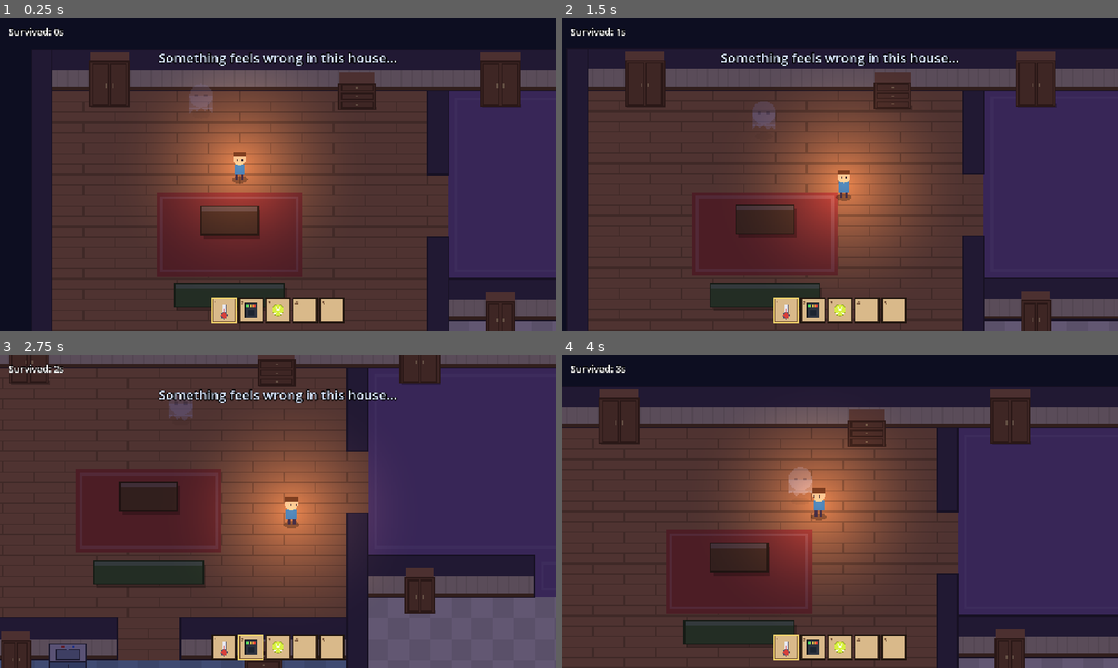
Above: before the commit, frames 1-4 (two rows, left to right).
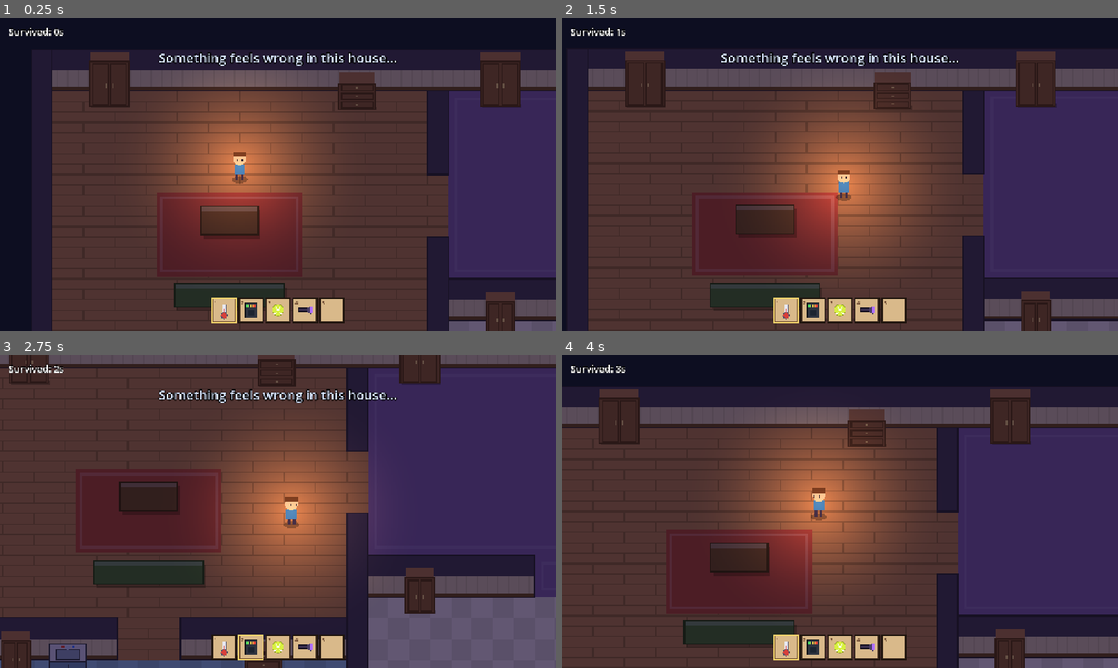
Above: after the commit, the same moments.

Repository: CaraHamilton/ghosthunt
Game: Godot game, scene res://scenes/main.tscn
The game is run twice, just before and just after one commit, with the same random seed, the same clock (stepped at 60 frames per second) and the same inputs.
Inputs (mouse positions are in pixels of both pictures, inside the frame that each line leads up to):
- Up to frame 1 (0.25 s): no input
- Up to frame 2 (1.5 s): move the mouse to (962, 158) at 0.52 s; hold D (move_right) 0.53-1.28 s; hold E (interact) 0.53-1.28 s; move the mouse to (728, 190) at 1.27 s; hold S (move_down) from 1.28 s (still down); tap E (interact) at 1.35 s
- Up to frame 3 (2.75 s): move the mouse to (333, 442) at 2.02 s; release S (move_down) at 2.03 s; hold D (move_right) from 2.03 s (still down); hold Mouse wheel down (next_tool) from 2.03 s (still down); tap E (interact) at 2.3 s
- Up to frame 4 (4 s): move the mouse to (812, 574) at 2.77 s; release D (move_right) at 2.78 s; release Mouse wheel down (next_tool) at 2.78 s; hold W (move_up) 2.78-3.53 s; tap Mouse wheel up (prev_tool) at 2.85 s; tap E (interact) at 3.05, 3.8 s; move the mouse to (1006, 558) at 3.52 s; hold A (move_left) from 3.53 s (still down); hold Shift (run) from 3.53 s (still down)

The runs differ from the first frame. In frame 1, 0.3% of the frame differs, in the area x 34-57%, y 22-95%; in frame 2, 0.4%; in frame 3, 0.3%; in frame 4, 0.4%, in the area x 40-57%, y 35-95%.

Commit message:
adds uv light

Diff:
--- a/scenes/main.tscn
+++ b/scenes/main.tscn
@@ -10,7 +10,6 @@
 
 [node name="Main" type="Node2D" unique_id=18073823]
 script = ExtResource("1_game")
-debug_show_ghost = true
 
 [node name="House" type="Node2D" parent="." unique_id=1919625698]
 script = ExtResource("2_house")
@@ -52,17 +51,9 @@
 
 [node name="KitchenSink" parent="World" unique_id=1993787443 instance=ExtResource("7_sink")]
 position = Vector2(540, 222)
-footprint = Vector2(28, 14)
-solid = null
-player_can_use = true
-prompt_height = 40.0
 
 [node name="BathroomSink" parent="World" unique_id=889503313 instance=ExtResource("7_sink")]
 position = Vector2(90, 270)
-footprint = Vector2(28, 14)
-solid = null
-player_can_use = true
-prompt_height = 40.0
 
 [node name="Darkness" type="CanvasModulate" parent="." unique_id=388993979]
 color = Color(0.45, 0.42, 0.62, 1)
--- a/scenes/sink.tscn
+++ b/scenes/sink.tscn
@@ -4,3 +4,6 @@
 
 [node name="Sink" type="StaticBody2D"]
 script = ExtResource("1_sink")
+footprint = Vector2(28, 14)
+player_can_use = true
+prompt_height = 40.0
--- a/scenes/tennis_ball.tscn
+++ b/scenes/tennis_ball.tscn
@@ -4,3 +4,10 @@
 
 [node name="TennisBall" type="StaticBody2D"]
 script = ExtResource("1_ball")
+footprint = Vector2(6, 4)
+solid = false
+ghost_reach = 24.0
+cooldown = 8.0
+player_can_use = true
+player_reach = 10.0
+prompt_height = 34.0
--- a/scripts/game.gd
+++ b/scripts/game.gd
@@ -49,6 +49,7 @@
 	player.give_tool(Thermometer.new(house, temperatures))
 	player.give_tool(EMFReader.new(house, ghost))
 	player.give_tool(TennisBallTool.new(house, world))
+	player.give_tool(UVLight.new())
 	toolbar.player = player
 	_show_message("Something feels wrong in this house...", 3.0)
 
--- a/scripts/ghost_types/banshee.gd
+++ b/scripts/ghost_types/banshee.gd
@@ -1,3 +1,8 @@
 class_name BansheeBehavior
 extends GhostBehavior
 ## Banshee. Override GhostBehavior hooks here to give it its own behaviour.
+
+
+## Banshees leave UV residue on everything they touch.
+func leaves_uv_residue() -> bool:
+	return true
--- a/scripts/ghost_types/ghost_behavior.gd
+++ b/scripts/ghost_types/ghost_behavior.gd
@@ -103,6 +103,12 @@
 	return false
 
 
+## Whether this ghost type leaves UV residue (a green glow only visible under
+## the UV light) on the things it interacts with.
+func leaves_uv_residue() -> bool:
+	return false
+
+
 ## Called right after the ghost interacts with something (e.g. a sink).
 func on_interacted(_item: GhostInteractable) -> void:
 	pass
--- a/scripts/ghost_types/poltergeist.gd
+++ b/scripts/ghost_types/poltergeist.gd
@@ -6,3 +6,8 @@
 ## Poltergeists roll the tennis ball around when it's near them.
 func plays_with_ball() -> bool:
 	return true
+
+
+## Poltergeists leave UV residue on everything they touch.
+func leaves_uv_residue() -> bool:
+	return true
--- a/scripts/interactables/ghost_interactable.gd
+++ b/scripts/interactables/ghost_interactable.gd
@@ -33,8 +33,21 @@
 ## How far above the origin the "[E] ..." prompt floats.
 @export var prompt_height := 36.0
 
+## Where the UV residue glow is centred, relative to the origin (e.g. on top
+## of a sink's counter). Set by each interactable.
+var residue_offset := Vector2(0, -8)
+## True once a residue-leaving ghost has touched this. Only visible under UV.
+var has_residue := false
+## Set by the UV light each frame while its beam is on this object.
+var uv_lit := false:
+	set(value):
+		uv_lit = value
+		if _residue_glow:
+			_residue_glow.visible = has_residue and uv_lit
+
 var _last_interaction_time := -INF
 var _prompt: Label
+var _residue_glow: ResidueGlow
 
 
 func _ready() -> void:
@@ -54,6 +67,10 @@
 		add_child(shape)
 	if player_can_use:
 		_build_player_zone()
+	_residue_glow = ResidueGlow.new()
+	_residue_glow.position = residue_offset
+	_residue_glow.visible = false
+	add_child(_residue_glow)
 
 
 ## The solid area on the floor, in global coordinates.
@@ -78,6 +95,8 @@
 ## Called by the ghost. Don't override this - override _on_ghost_interact.
 func ghost_interact(ghost: Ghost) -> void:
 	_last_interaction_time = _game_time()
+	if ghost.behavior.leaves_uv_residue():
+		has_residue = true
 	_on_ghost_interact(ghost)
 
 
--- /dev/null
+++ b/scripts/interactables/residue_glow.gd
@@ -0,0 +1,33 @@
+class_name ResidueGlow
+extends Node2D
+## The faint green glow of ghost residue, shown on an interactable only while
+## the player's UV light is shining on it. Drawn unshaded so it glows even in
+## the dark house. Placeholder art: soft blob plus a few smudged prints.
+
+var _t := 0.0
+
+
+func _ready() -> void:
+	z_index = 6  # over the UV beam and furniture
+	var mat := CanvasItemMaterial.new()
+	mat.light_mode = CanvasItemMaterial.LIGHT_MODE_UNSHADED
+	mat.blend_mode = CanvasItemMaterial.BLEND_MODE_ADD
+	material = mat
+
+
+func _process(delta: float) -> void:
+	if visible:
+		_t += delta
+		queue_redraw()
+
+
+func _draw() -> void:
+	var pulse := 0.85 + 0.15 * sin(_t * 4.0)
+	var green := Color(0.35, 1.0, 0.45)
+	# Soft glow
+	for i in 4:
+		var r := 7.0 - i * 1.5
+		draw_circle(Vector2.ZERO, r, Color(green, 0.12 * pulse))
+	# Smudged finger marks
+	for p in [Vector2(-3, -1), Vector2(-1, -2.5), Vector2(1.5, -2.5), Vector2(3.5, -1), Vector2(0, 1.5)]:
+		draw_circle(p, 0.9, Color(green, 0.75 * pulse))
--- a/scripts/interactables/sink.gd
+++ b/scripts/interactables/sink.gd
@@ -16,10 +16,12 @@
 var _t := 0.0
 
 
+## Note: the sink's exported settings (footprint, player_can_use,
+## prompt_height...) are set in scenes/sink.tscn, not here. Setting exported
+## values in code makes the editor copy them into every scene that uses a
+## sink, where they can get out of date.
 func _init() -> void:
-	footprint = Vector2(28, 14)
-	player_can_use = true
-	prompt_height = footprint.y + HEIGHT + 14.0
+	residue_offset = Vector2(0, -HEIGHT - 7.0)  # on the counter
 
 
 func _process(delta: float) -> void:
--- a/scripts/interactables/tennis_ball.gd
+++ b/scripts/interactables/tennis_ball.gd
@@ -24,15 +24,11 @@
 var _spin := 0.0
 
 
+## Note: the ball's exported settings (footprint, solid, ghost_reach,
+## cooldown, prompt_height...) are set in scenes/tennis_ball.tscn, not here,
+## so the editor never copies stale values into other scenes.
 func _init() -> void:
-	footprint = Vector2(6, 4)
-	solid = false
-	ghost_reach = 24.0
-	ghost_interaction_chance = 0.35
-	cooldown = 8.0
-	player_can_use = true
-	player_reach = 10.0
-	prompt_height = 34.0  # above the player's head, since they stand right by it
+	residue_offset = Vector2(0, -RADIUS)
 
 
 func ghost_can_use(ghost: Ghost) -> bool:
--- /dev/null
+++ b/scripts/tools/uv_beam.gd
@@ -0,0 +1,44 @@
+class_name UVBeam
+extends Node2D
+## The purple cone of the UV light, drawn in front of the player. Unshaded
+## so it shows up in the dark. Rotated by the UV tool to match facing.
+
+var beam_range := 50.0
+var beam_half_angle := 28.0
+
+var _t := 0.0
+
+
+func _ready() -> void:
+	position = Vector2(0, -6)  # roughly hand height
+	z_index = 5
+	var mat := CanvasItemMaterial.new()
+	mat.light_mode = CanvasItemMaterial.LIGHT_MODE_UNSHADED
+	mat.blend_mode = CanvasItemMaterial.BLEND_MODE_ADD
+	material = mat
+
+
+func _process(delta: float) -> void:
+	if visible:
+		_t += delta
+		queue_redraw()
+
+
+func _draw() -> void:
+	var flicker := 0.92 + 0.08 * sin(_t * 23.0)
+	var core := Color(0.55, 0.25, 1.0, 0.32 * flicker)
+	var edge := Color(0.55, 0.25, 1.0, 0.0)
+	var half := deg_to_rad(beam_half_angle)
+	var steps := 10
+	var points := PackedVector2Array([Vector2.ZERO])
+	var colors := PackedColorArray([core])
+	for i in steps + 1:
+		var a := -half + 2.0 * half * i / steps
+		points.append(Vector2.from_angle(a) * beam_range)
+		colors.append(edge)
+	draw_polygon(points, colors)
+	# Brighter inner cone
+	var inner := PackedVector2Array([Vector2.ZERO,
+		Vector2.from_angle(-half * 0.45) * beam_range * 0.8,
+		Vector2.from_angle(half * 0.45) * beam_range * 0.8])
+	draw_polygon(inner, PackedColorArray([Color(0.7, 0.45, 1.0, 0.25 * flicker), edge, edge]))
--- /dev/null
+++ b/scripts/tools/uv_light.gd
@@ -0,0 +1,84 @@
+class_name UVLight
+extends Tool
+## A UV flashlight. While held (F / left mouse) it shines a purple beam about
+## 3 tiles in front of the player, replacing their normal lantern glow. Any
+## ghost residue (left by some ghost types on things they touch) inside the
+## beam glows green.
+
+## How far the beam reaches (px, ~3 tiles).
+var beam_range := 50.0
+## Half the beam's spread, in degrees.
+var beam_half_angle := 28.0
+
+var _beam: UVBeam
+var _lit: Array[GhostInteractable] = []
+
+
+func _init() -> void:
+	display_name = "UV Light"
+
+
+func start_use() -> void:
+	if _beam == null:
+		_beam = UVBeam.new()
+		_beam.beam_range = beam_range
+		_beam.beam_half_angle = beam_half_angle
+		player.add_child(_beam)
+	_beam.visible = true
+	_set_lantern(false)
+
+
+func stop_use() -> void:
+	if _beam:
+		_beam.visible = false
+	_set_lantern(true)
+	for item in _lit:
+		if is_instance_valid(item):
+			item.uv_lit = false
+	_lit.clear()
+
+
+func process_use(_delta: float) -> void:
+	_beam.rotation = player.facing.angle()
+	var now_lit: Array[GhostInteractable] = []
+	for item: GhostInteractable in player.get_tree().get_nodes_in_group("ghost_interactables"):
+		if _in_beam(item):
+			now_lit.append(item)
+	for item in _lit:
+		if is_instance_valid(item) and item not in now_lit:
+			item.uv_lit = false
+	for item in now_lit:
+		item.uv_lit = true
+	_lit = now_lit
+
+
+func _in_beam(item: GhostInteractable) -> bool:
+	var origin := player.global_position
+	var target := item.get_footprint().get_center()
+	var to_item := target - origin
+	if to_item.length() > beam_range:
+		return false
+	if to_item.length() > 4.0 and absf(rad_to_deg(player.facing.angle_to(to_item))) > beam_half_angle:
+		return false
+	# Walls (and other furniture) block the beam.
+	var query := PhysicsRayQueryParameters2D.create(origin, target, 1)
+	query.exclude = [item.get_rid()]
+	return player.get_world_2d().direct_space_state.intersect_ray(query).is_empty()
+
+
+func _set_lantern(on: bool) -> void:
+	var lantern := player.get_node_or_null("Lantern")
+	if lantern:
+		lantern.visible = on
+
+
+func draw_icon(canvas: CanvasItem, rect: Rect2) -> void:
+	var c := rect.get_center()
+	var body := Rect2(c.x - rect.size.x * 0.32, c.y - 4, rect.size.x * 0.45, 8)
+	canvas.draw_rect(body, Color("3a3050"))
+	canvas.draw_rect(body, Color("15101e"), false, 1.5)
+	var head := PackedVector2Array([
+		Vector2(body.end.x, body.position.y - 1), Vector2(body.end.x + 9, body.position.y - 5),
+		Vector2(body.end.x + 9, body.end.y + 5), Vector2(body.end.x, body.end.y + 1)])
+	canvas.draw_colored_polygon(head, Color("4a3e66"))
+	canvas.draw_line(Vector2(body.end.x + 9, body.position.y - 4), Vector2(body.end.x + 9, body.end.y + 4), Color("b070ff"), 3.0)
Not shown, added: scripts/interactables/residue_glow.gd.uid
Not shown, added: scripts/tools/uv_beam.gd.uid
Not shown, added: scripts/tools/uv_light.gd.uid
